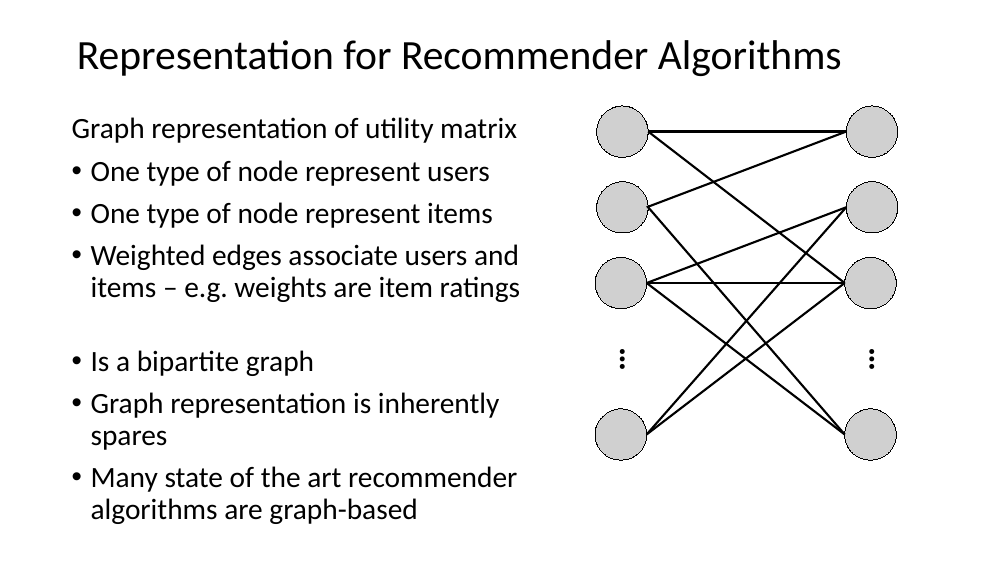
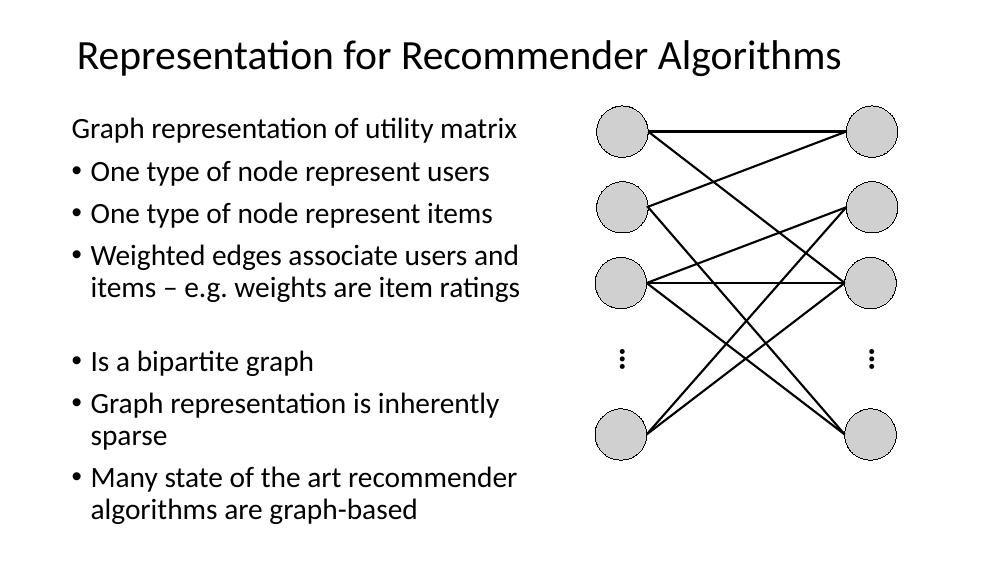
Before and after one commit to StephenElston/CSCI-E-108, a slide deck: slide 17 of slides/8_RecommenderSystems.pptx (slide 18 before the commit). Drawn at 1008x567 pixels with LibreOffice and Linux fonts; fonts in the diff are those of the drawing; grey boxes stand for pictures. Boxes give left, top, right and bottom in pixels: in the first picture for what was removed or moved away, otherwise in the second. Text is boxed around its words. In the diff, an @@ line names an element or a change of style, - is before the commit and + after.

Commit message:
Corrected typos in slides

```diff
--- a/slides/8_RecommenderSystems.pptx
+++ b/slides/8_RecommenderSystems.pptx
@@ text at (x1=91, y1=392, x2=500, y2=450): text changed @@
-• Graph representation is inherently spares
+• Graph representation is inherently sparse
```
Also in this commit, not shown: 9 other slides changed, 1 slide removed.
